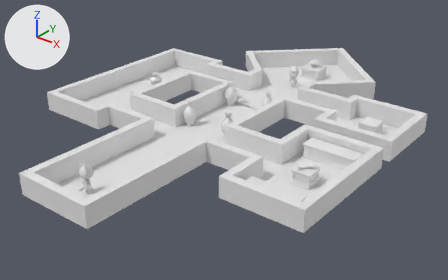
A saved change to the Blender file scenes/level1.blend.
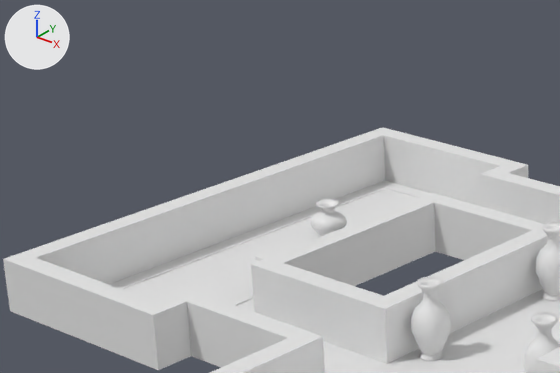
The first picture shows the older version from a 50 mm camera at (22.5, -24.9, 16.3) aimed at (0.1, 3.1, -1.1). The close-ups show both versions on the part from 10% to 52% of the width and 2% to 47% of the height of that picture; other places that the commit changed are outside them. The lights are fixed; the arrows at upper left show +X, +Y and +Z.

Objects in the first close-up: 'Floor', 'Podium.002', 'Vase', 'Vase.001', 'Vase.002', 'Vase.004'.
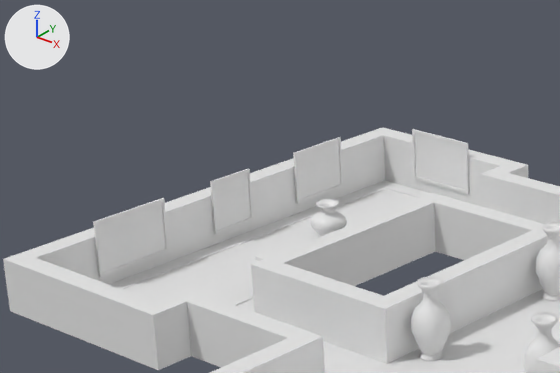
What differs and where, as boxes (x1, y1, x2, y2) in the close-ups (560 x 373 px):
'Painting', added
    after: (93, 198, 169, 277)
'Painting.003', added
    after: (412, 129, 469, 194)
'Painting.002', added
    after: (293, 137, 343, 204)
'Painting.001', added
    after: (210, 169, 253, 234)

The change, as a list of edits to the scene's bpy script:
```text
Add mat_material_001:
    mat_material_001 = principled_material('Material.001')
    mat_material_001.base_color = (0.8, 0.8, 0.8)  # white #e7e7e7
Add mat_material_004:
    mat_material_004 = principled_material('Material.004')
    mat_material_004.base_color = (0.8, 0.8, 0.8)  # white #e7e7e7
Add mat_material_003:
    mat_material_003 = principled_material('Material.003')
    mat_material_003.base_color = (0.8, 0.8, 0.8)  # white #e7e7e7
Add mat_material_002:
    mat_material_002 = principled_material('Material.002')
    mat_material_002.base_color = (0.8, 0.8, 0.8)  # white #e7e7e7
Add me_painting:
    me_painting.from_pydata(...)  # 2144 vertices, 2142 faces; spans x -1.0..1.0, y -0.65..0.65, z -0.51..0.71
    me_painting.materials.append(mat_material_001)  # white #e7e7e7
Add me_painting_003:
    me_painting_003.from_pydata(...)  # 2144 vertices, 2142 faces; spans x -1.0..1.0, y -0.65..0.65, z -0.51..0.71
    me_painting_003.materials.append(mat_material_004)  # white #e7e7e7
Add me_painting_002:
    me_painting_002.from_pydata(...)  # 2144 vertices, 2142 faces; spans x -1.0..1.0, y -0.65..0.65, z -0.51..0.71
    me_painting_002.materials.append(mat_material_003)  # white #e7e7e7
Add me_painting_001:
    me_painting_001.from_pydata(...)  # 2144 vertices, 2142 faces; spans x -1.0..1.0, y -0.65..0.65, z -0.51..0.71
    me_painting_001.materials.append(mat_material_002)  # white #e7e7e7
Add ob_painting:
    ob_painting = bpy.data.objects.new('Painting', me_painting)
    ob_painting.location = (-9.94, 0.86, 0.96)
    ob_painting.rotation_euler = (1.571, 0.0, 1.571)  # degrees (90, 0, 90)
    ob_painting.scale = (1.03, 1.03, 0.0439)
Add ob_painting_003:
    ob_painting_003 = bpy.data.objects.new('Painting.003', me_painting_003)
    ob_painting_003.location = (-7.99, 9.48, 0.96)
    ob_painting_003.rotation_euler = (1.571, 0.0, 0.0)  # degrees (90, 0, 0)
    ob_painting_003.scale = (0.937, 1.03, 0.0439)
Add ob_painting_002:
    ob_painting_002 = bpy.data.objects.new('Painting.002', me_painting_002)
    ob_painting_002.location = (-9.94, 6.99, 0.96)
    ob_painting_002.rotation_euler = (1.571, 0.0, 1.571)  # degrees (90, 0, 90)
    ob_painting_002.scale = (0.825, 1.03, 0.0439)
Add ob_painting_001:
    ob_painting_001 = bpy.data.objects.new('Painting.001', me_painting_001)
    ob_painting_001.location = (-9.94, 4.0, 0.96)
    ob_painting_001.rotation_euler = (1.571, 0.0, 1.571)  # degrees (90, 0, 90)
    ob_painting_001.scale = (0.62, 1.03, 0.0439)
```
